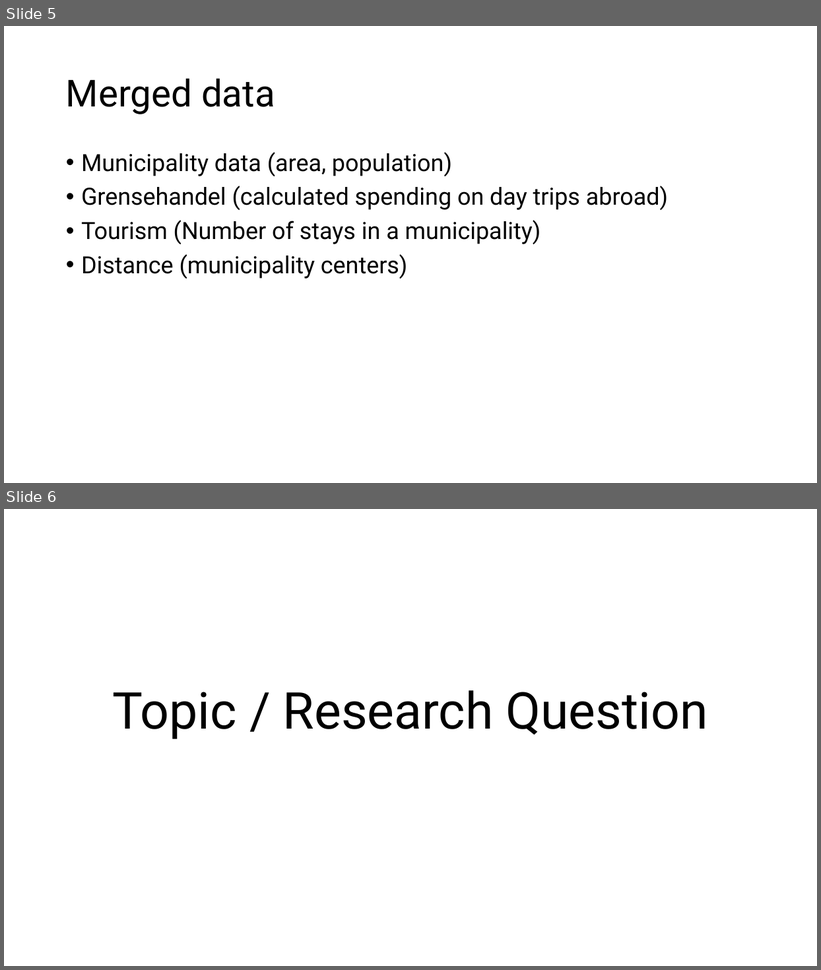
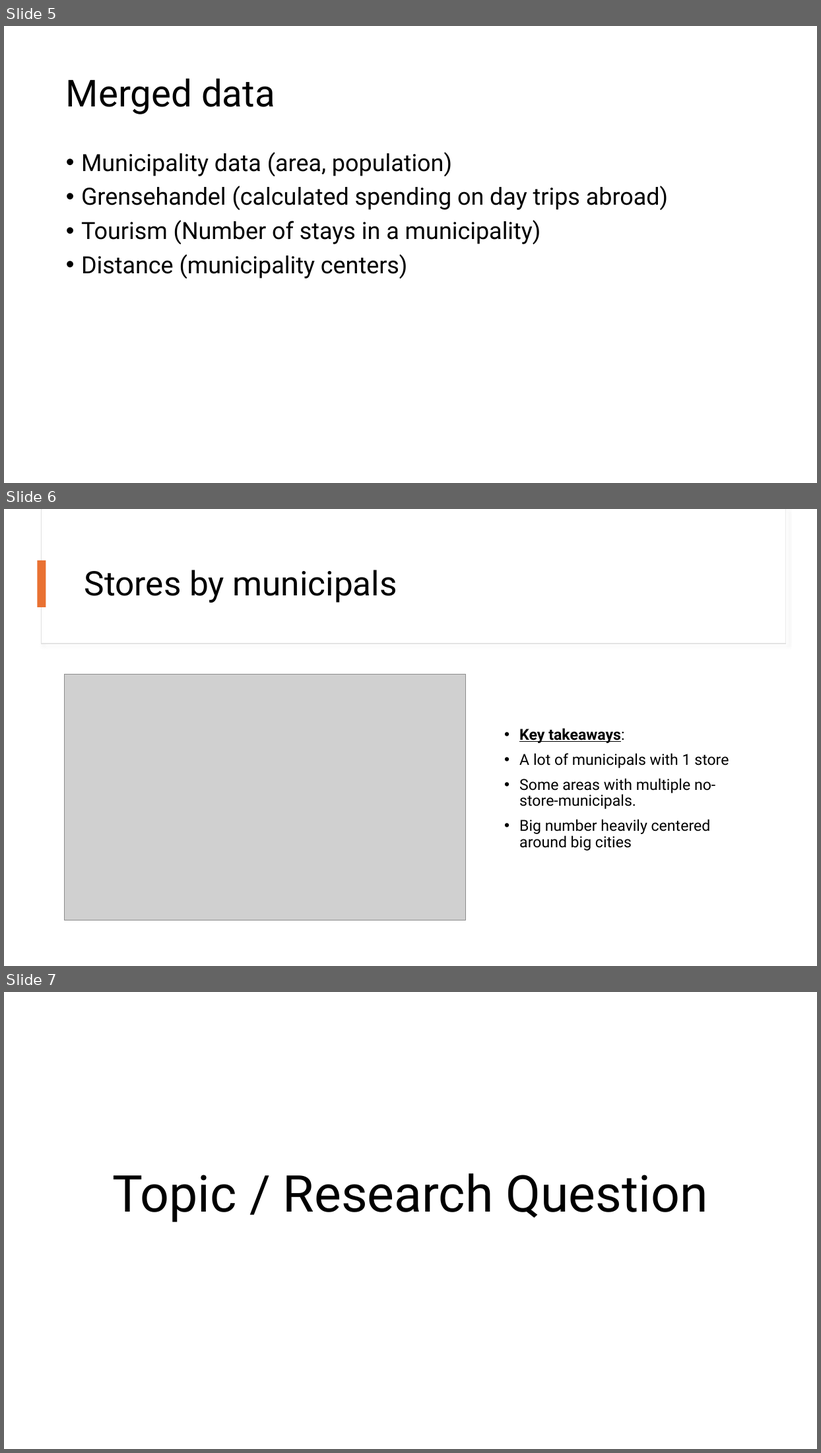
Before and after one commit to sanderseriksen/BAN440-Term-Paper, a slide deck: BAN440 – Term Paper Idea.pptx. Shown one above the other, each under a label of ours: slides 5 and 6 before the commit, slides 5, 6 and 7 after it. The pictures are 821x970 and 821x1453 pixels, drawn with LibreOffice and Linux fonts; fonts in the diff are those of the drawing; grey boxes stand for pictures. Boxes give left, top, right and bottom in pixels: in the first picture for what was removed or moved away, otherwise in the second. Text is boxed around its words. In the diff, an @@ line names an element or a change of style, - is before the commit and + after.

Commit message:
Oppdatert PP

```diff
--- a/BAN440 – Term Paper Idea.pptx
+++ b/BAN440 – Term Paper Idea.pptx
@@ slide 6 added at (4,509,817,966), background #FFFFFF @@
@@ rectangle added at (41,509,786,644), fill #FFFFFF, outline #E1E1E1 1 pt @@
@@ rectangle added at (42,509,786,643), fill #FFFFFF @@
@@ rectangle added at (38,560,46,607), fill #E97132 @@
@@ title added at (85,570,397,603), 40 pt, text #000000 @@
+Stores by municipals
@@ picture added at (64,674,465,921) @@
@@ text added at (519,728,729,851), 18 pt, text #000000 @@
+• Key takeaways:
+• A lot of municipals with 1 store
+• Some areas with multiple no-store-municipals.
+• Big number heavily centered around big cities
@@ what was slide 6 is now slide 7 @@
```
